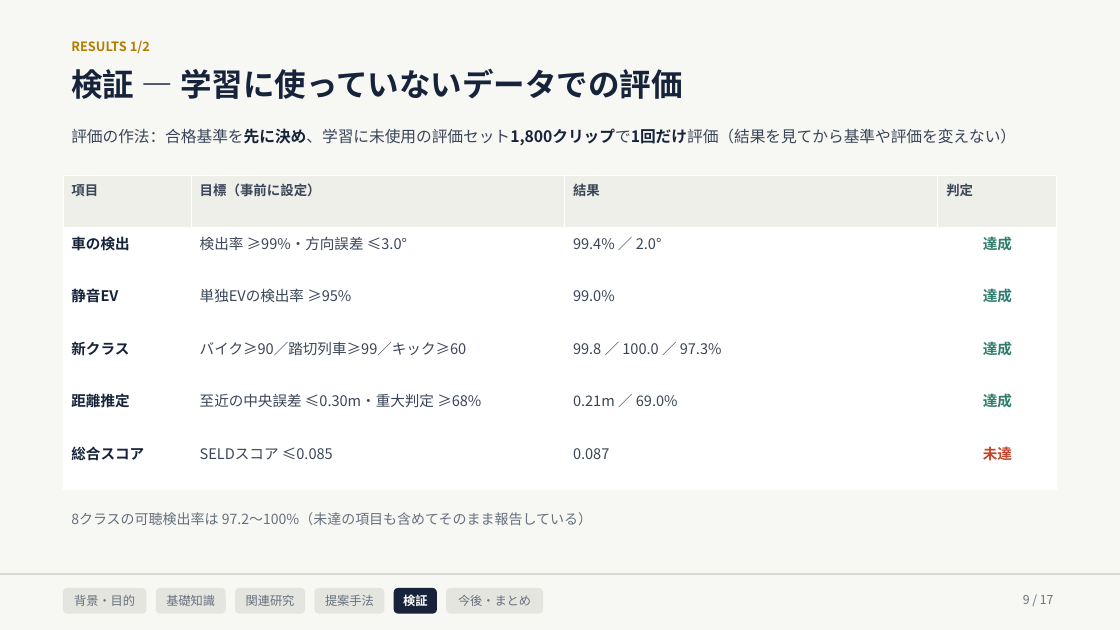
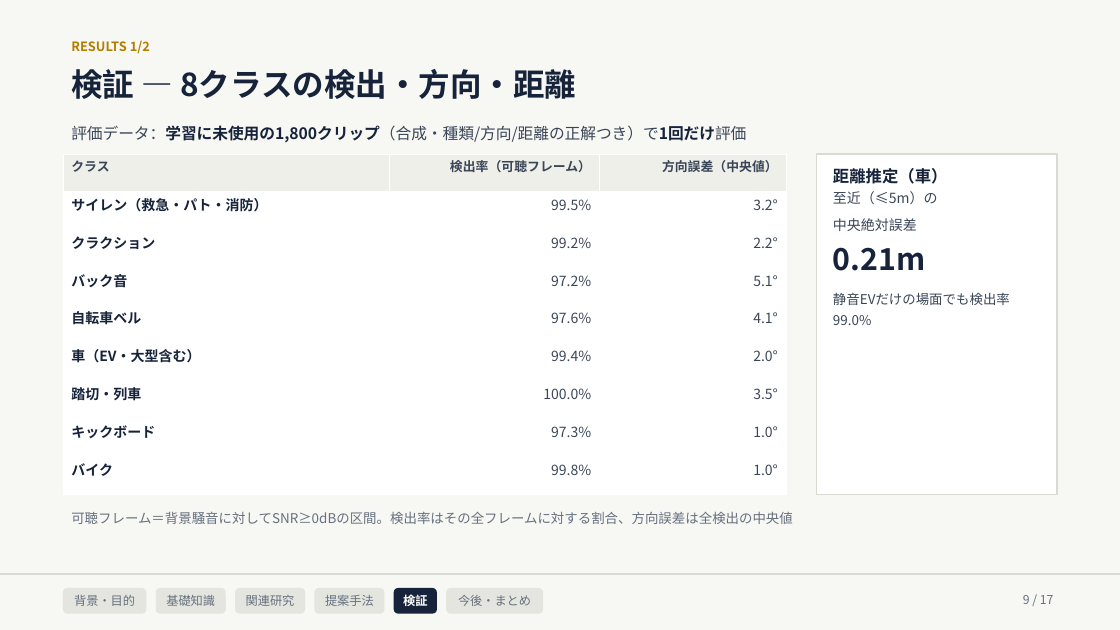
Before and after one commit to Noosdoo/outdoor-seld-sim, a slide deck: slide 9 of md/seminar/中間発表スライド_2026-08-10.pptx. Drawn at 1120x630 pixels with LibreOffice and Linux fonts; fonts in the diff are those of the drawing. Boxes give left, top, right and bottom in pixels: in the first picture for what was removed or moved away, otherwise in the second. Text is boxed around its words. In the diff, an @@ line names an element or a change of style, - is before the commit and + after.

```diff
--- a/md/seminar/中間発表スライド_2026-08-10.pptx
+++ b/md/seminar/中間発表スライド_2026-08-10.pptx
@@ text at [71, 69, 576, 99]: text changed @@
-検証 — 学習に使っていないデータでの評価
+検証 — 8クラスの検出・方向・距離
@@ text at [71, 125, 746, 142]: text changed @@
-評価の作法：合格基準を先に決め、学習に未使用の評価セット1,800クリップで1回だけ評価（結果を見てから基準や評価を変えない）
+評価データ：学習に未使用の1,800クリップ（合成・種類/方向/距離の正解つき）で1回だけ評価
@@ table removed at [63, 175, 1057, 490], 6 rows, 4 columns @@
-項目 | 目標（事前に設定） | 結果 | 判定
-車の検出 | 検出率 ≥99%・方向誤差 ≤3.0° | 99.4% ／ 2.0° | 達成
-静音EV | 単独EVの検出率 ≥95% | 99.0% | 達成
-新クラス | バイク≥90／踏切列車≥99／キック≥60 | 99.8 ／ 100.0 ／ 97.3% | 達成
-距離推定 | 至近の中央誤差 ≤0.30m・重大判定 ≥68% | 0.21m ／ 69.0% | 達成
-総合スコア | SELDスコア ≤0.085 | 0.087 | 未達
@@ table added at [63, 154, 786, 495], 9 rows, 3 columns @@
+クラス | 検出率（可聴フレーム） | 方向誤差（中央値）
+サイレン（救急・パト・消防） | 99.5% | 3.2°
+クラクション | 99.2% | 2.2°
+バック音 | 97.2% | 5.1°
+自転車ベル | 97.6% | 4.1°
+車（EV・大型含む） | 99.4% | 2.0°
+踏切・列車 | 100.0% | 3.5°
+キックボード | 97.3% | 1.0°
+バイク | 99.8% | 1.0°
@@ rectangle added at [817, 154, 1057, 495], fill #FFFFFF, outline #D9DAD2 1 pt, 11.5 pt, text #3A4658 @@
+距離推定（車）
+至近（≤5m）の
+中央絶対誤差
+0.21m
+静音EVだけの場面でも検出率 99.0%
@@ text at [71, 511, 793, 524]: text changed; size 12 to 11.5 pt @@
-8クラスの可聴検出率は 97.2〜100%（未達の項目も含めてそのまま報告している）
+可聴フレーム＝背景騒音に対してSNR≥0dBの区間。検出率はその全フレームに対する割合、方向誤差は全検出の中央値
```
Also in this commit, not shown: 1 other slide changed, 1 other file.
